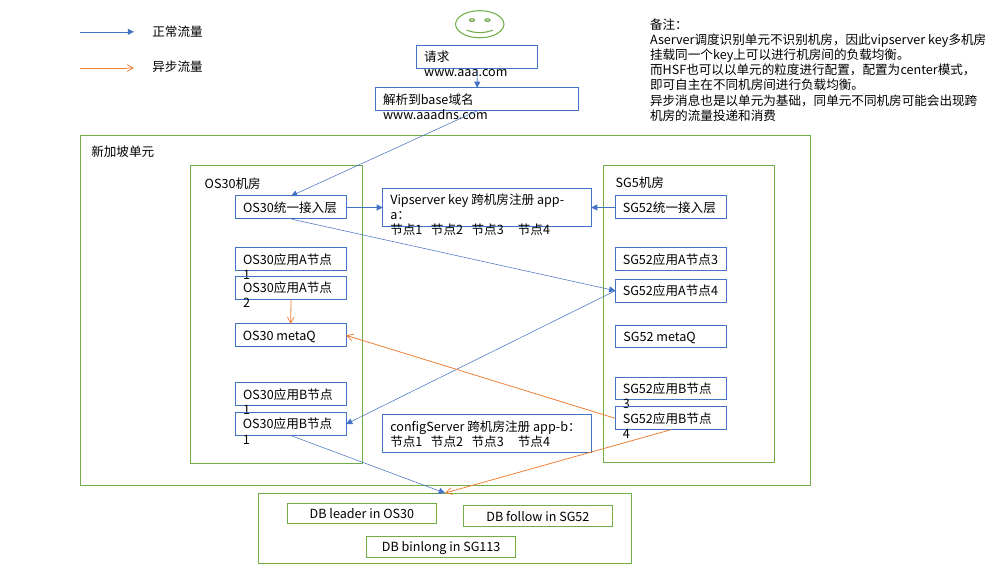
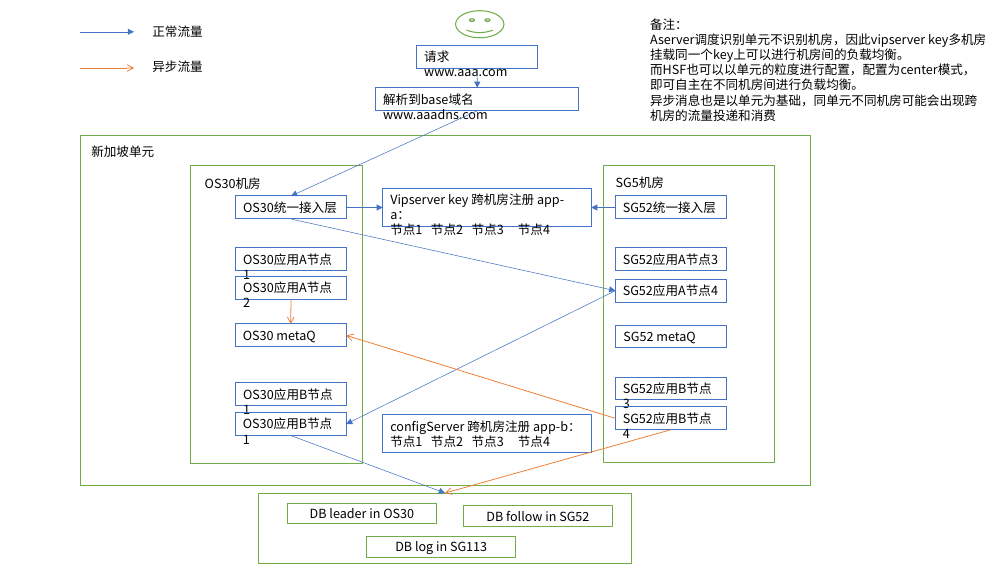
Before and after one commit to MeRcy-PM/record, a slide deck: slide 6 of ppt/tmp_ppt.pptx. Drawn at 1008x567 pixels with LibreOffice and Linux fonts; fonts in the diff are those of the drawing. Boxes give left, top, right and bottom in pixels: in the first picture for what was removed or moved away, otherwise in the second. Text is boxed around its words. In the diff, an @@ line names an element or a change of style, - is before the commit and + after.

```diff
--- a/ppt/tmp_ppt.pptx
+++ b/ppt/tmp_ppt.pptx
@@ text in rectangle at [395, 541, 487, 554]: text changed @@
-DB binlong in SG113
+DB log in SG113
```
Also in this commit, not shown: 1 other slide changed, 3 other files.
